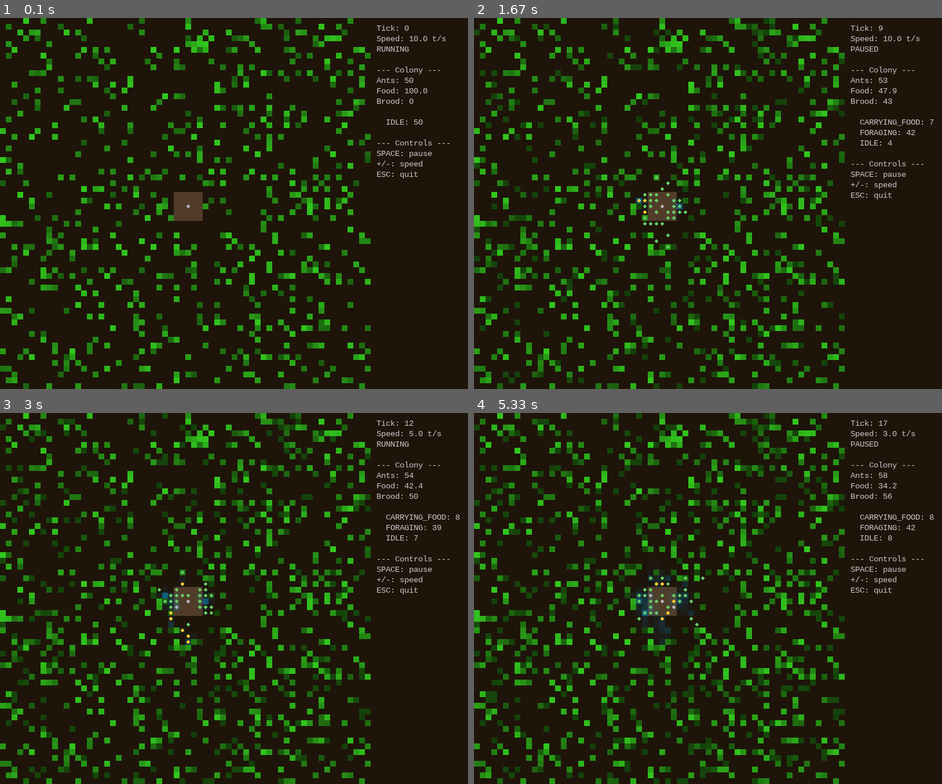
Above: before the commit, frames 1-4 (two rows, left to right).
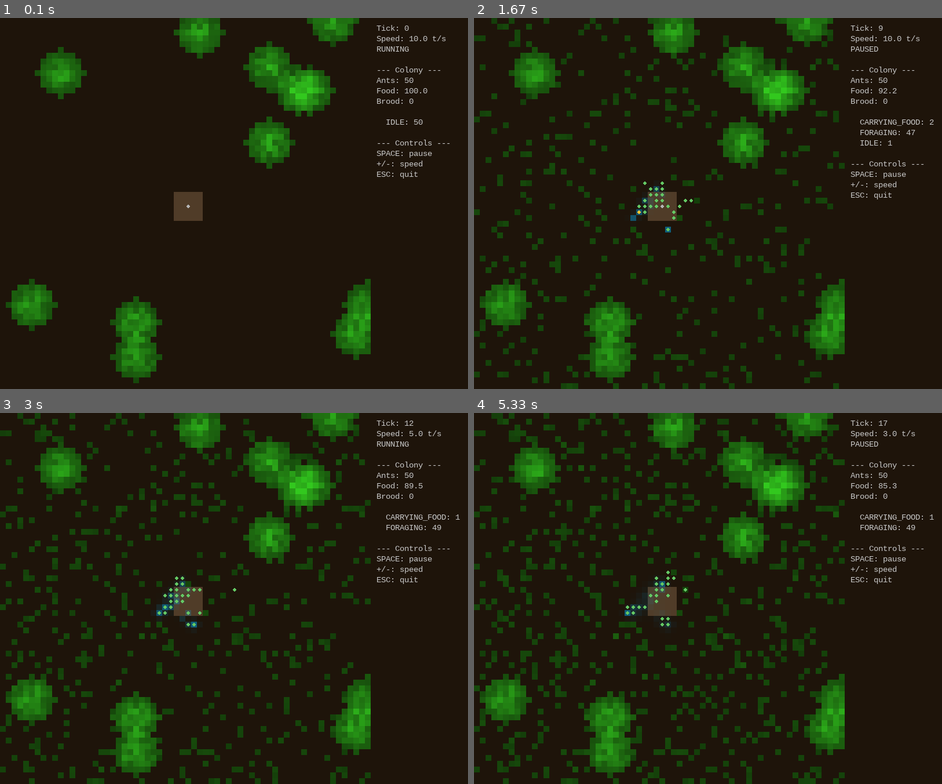
Above: after the commit, the same moments.

Repository: petrofang/anthemyr
Game: pygame game, started from anthemyr/__main__.py
Same seed, same stepped clock (60 frames per second), same inputs: the game is played once before the commit and once after it.
Inputs:
- Up to frame 1 (0.1 s): no input
- Up to frame 2 (1.67 s): tap Space at 0.33, 0.73, 1.03, 1.23, 1.57 s
- Up to frame 3 (3 s): tap Space at 1.87, 2.07, 2.37, 2.63, 2.97 s; tap - at 2.15 s
- Up to frame 4 (5.33 s): tap Space at 3.27, 3.4, 3.8, 4.1, 4.47, 4.87, 5.17 s; tap - at 3.48, 4.95 s; tap + at 5.3 s

The runs differ from the first frame. In frame 1, 20% of the frame differs, in the area x 0-80%, y 0-100%; in frame 2, 28%; in frame 3, 30%; in frame 4, 33%, in the area x 0-99%, y 0-100%.

Commit message:
Replace hard thresholds with per-capita feedback loops
Structural changes for emergent equilibrium:

Colony pressure (colony.py):
- Replace binary apply_starvation() with apply_food_pressure()
- Smooth linear gradient: food_per_ant / comfort threshold
- Zero food = max damage, at comfort level = zero damage
- Density-dependent: larger populations feel more pressure naturally

Reproduction (colony.py):
- lay_eggs() now checks food-per-ant vs comfort threshold
- Rate scales with excess above comfort, capped at 3x egg_rate
- Population growth automatically brakes as food-per-ant drops

Ant foraging (ant.py):
- Increase food pickup per trip: 1.0 -> 3.0
- After depositing food, go FORAGING (not IDLE) - skip idle re-roll
- Increase pheromone follow probability: 0.3 -> 0.6
- Tighten homing path: top-3 -> top-2 neighbours

Config (config.py, default.yaml):
- Replace starvation_damage with comfort_food_per_ant (2.0)
  and max_starvation_damage (0.04)
- Increase egg_rate default: 0.08 -> 0.5
- Increase food_regen_rate: 0.005 -> 0.01

Tests: 61 passing, all updated for new API.

Diff:
--- a/anthemyr/colony/ant.py
+++ b/anthemyr/colony/ant.py
@@ -171,7 +171,7 @@
 
         # Pick up food if present
         if cell.food > 0 and not cell.is_nest:
-            pickup = min(cell.food, 1.0)
+            pickup = min(cell.food, 3.0)
             cell.food -= pickup
             self.carrying_food = pickup
             self.task = Task.CARRYING_FOOD
@@ -197,6 +197,9 @@
     ) -> float:
         """CARRYING_FOOD ants walk toward the nest and deposit food.
 
+        After depositing, the ant transitions straight to FORAGING
+        to avoid wasting ticks in IDLE re-rolling thresholds.
+
         Returns:
             Amount of food deposited (> 0 only when reaching nest).
         """
@@ -204,7 +207,7 @@
         if world.cell_at(self.x, self.y).is_nest:
             deposited = self.carrying_food
             self.carrying_food = 0.0
-            self.task = Task.IDLE
+            self.task = Task.FORAGING
             return deposited
 
         # Move toward nest with some randomness
@@ -220,7 +223,7 @@
     ) -> None:
         """Move to a neighbour, biased by pheromone concentration.
 
-        With probability 0.3, follows the strongest pheromone gradient;
+        With probability 0.6, follows the strongest pheromone gradient;
         otherwise picks a random neighbour.  This balance between
         exploitation and exploration is key to emergent trail formation.
         """
@@ -230,7 +233,7 @@
         if not neighbours:
             return
 
-        if rng.random() < 0.3 and isinstance(bias_type, PheromoneType):
+        if rng.random() < 0.6 and isinstance(bias_type, PheromoneType):
             best = self._best_pheromone_neighbour(
                 neighbours,
                 pheromones,
@@ -260,8 +263,8 @@
         neighbours.sort(
             key=lambda c: abs(c.x - target_x) + abs(c.y - target_y),
         )
-        # Pick from the closest 1-3 neighbours for some variance
-        top = min(3, len(neighbours))
+        # Pick from the closest 1-2 neighbours for faster returns
+        top = min(2, len(neighbours))
         chosen = neighbours[int(rng.integers(top))]
         self.x, self.y = chosen.x, chosen.y
 
--- a/anthemyr/colony/colony.py
+++ b/anthemyr/colony/colony.py
@@ -73,14 +73,37 @@
         consumption = len(self.ants) * amount_per_ant
         self.food_stores = max(0.0, self.food_stores - consumption)
 
-    def apply_starvation(self, damage: float) -> None:
-        """Damage all ants when the colony has no food.
-
-        Args:
-            damage: HP lost per ant this tick.
-        """
-        if self.food_stores > 0:
+    def apply_food_pressure(
+        self,
+        comfort_food_per_ant: float,
+        max_damage: float,
+    ) -> None:
+        """Apply smooth, density-dependent health pressure.
+
+        When food-per-ant is at or above the comfort level, no damage.
+        When food-per-ant is zero, each ant receives ``max_damage``.
+        Between these extremes the damage scales linearly, creating a
+        smooth negative-feedback loop: larger populations feel more
+        pressure, naturally limiting growth.
+
+        Args:
+            comfort_food_per_ant: Food-per-ant level at which pressure
+                is zero (colony is comfortable).
+            max_damage: Maximum HP lost per ant per tick (at zero food).
+        """
+        n = len(self.ants)
+        if n == 0:
             return
+
+        food_per_ant = self.food_stores / n
+
+        if food_per_ant >= comfort_food_per_ant:
+            return  # colony is comfortable — no pressure
+
+        # Linear interpolation: 0 food → max_damage, comfort → 0
+        ratio = food_per_ant / comfort_food_per_ant
+        damage = max_damage * (1.0 - ratio)
+
         for ant in self.ants:
             ant.hp -= damage
 
@@ -94,20 +117,40 @@
             if ant.age >= max_age:
                 ant.hp = 0.0
 
-    def lay_eggs(self, egg_rate: float, rng: Generator) -> None:
-        """Queen lays eggs proportional to surplus food stores.
-
-        Egg-laying costs food: each egg costs 1 unit.
-
-        Args:
-            egg_rate: Eggs per tick per unit of surplus food.
+    def lay_eggs(
+        self,
+        egg_rate: float,
+        comfort_food_per_ant: float,
+        rng: Generator,
+    ) -> None:
+        """Queen lays eggs when per-capita food exceeds comfort level.
+
+        Egg-laying scales with how far above comfort the colony is,
+        creating a natural cap: as population grows, food-per-ant drops
+        and reproduction slows — a smooth density-dependent brake.
+
+        Each egg costs 1 food unit.
+
+        Args:
+            egg_rate: Maximum eggs per tick at very high food-per-ant.
+            comfort_food_per_ant: Food-per-ant threshold below which
+                the queen stops laying.
             rng: Seeded random generator.
         """
-        if self.food_stores <= 10.0:
-            return  # need a baseline before investing in brood
-
-        surplus = self.food_stores - 10.0
-        expected_eggs = surplus * egg_rate
+        n = len(self.ants)
+        # Need at least 1 ant (the queen) and some food
+        if n == 0 or self.food_stores < 1.0:
+            return
+
+        food_per_ant = self.food_stores / n
+
+        if food_per_ant <= comfort_food_per_ant:
+            return  # colony is stressed — no reproduction
+
+        # Proportion above comfort: scales 0→∞ but we cap the egg output
+        excess_ratio = (food_per_ant - comfort_food_per_ant) / comfort_food_per_ant
+        expected_eggs = egg_rate * min(excess_ratio, 3.0)
+
         # Stochastic: fractional part becomes a probability
         whole = int(expected_eggs)
         frac = expected_eggs - whole
--- a/anthemyr/pheromones/diffusion.py
+++ b/anthemyr/pheromones/diffusion.py
@@ -42,10 +42,10 @@
 
     share = donated / 4.0
     # Shift in each cardinal direction and accumulate
-    grid[1:, :] += share[:-1, :]   # donate downward
-    grid[:-1, :] += share[1:, :]   # donate upward
-    grid[:, 1:] += share[:, :-1]   # donate rightward
-    grid[:, :-1] += share[:, 1:]   # donate leftward
+    grid[1:, :] += share[:-1, :]  # donate downward
+    grid[:-1, :] += share[1:, :]  # donate upward
+    grid[:, 1:] += share[:, :-1]  # donate rightward
+    grid[:, :-1] += share[:, 1:]  # donate leftward
 
 
 def update_field(field: PheromoneField) -> None:
--- a/anthemyr/simulation/config.py
+++ b/anthemyr/simulation/config.py
@@ -24,11 +24,14 @@
         day_length: Ticks per full day/night cycle.
         initial_ants: Starting ant population per colony.
         max_age: Maximum ant lifespan in ticks before death.
-        starvation_damage: HP lost per ant per tick when food is 0.
+        comfort_food_per_ant: Food-per-ant level at which health
+            pressure is zero and reproduction begins.
+        max_starvation_damage: Maximum HP lost per ant per tick when
+            food-per-ant is zero.
         consumption_per_ant: Food consumed per ant per tick.
         food_regen_rate: Probability per cell per tick of food regrowth.
         food_cap: Maximum food a cell can hold.
-        egg_rate: Eggs laid per tick per unit of surplus food.
+        egg_rate: Maximum eggs per tick at high food-per-ant.
         brood_mature_ticks: Ticks for brood to mature into an adult ant.
         pheromone_defaults: Per-type diffusion/evaporation overrides.
     """
@@ -41,15 +44,16 @@
 
     # Ant lifecycle
     max_age: int = 1000
-    starvation_damage: float = 0.02
+    comfort_food_per_ant: float = 2.0
+    max_starvation_damage: float = 0.04
     consumption_per_ant: float = 0.02
 
     # Food regeneration
-    food_regen_rate: float = 0.005
+    food_regen_rate: float = 0.01
     food_cap: float = 5.0
 
     # Brood development
-    egg_rate: float = 0.08
+    egg_rate: float = 0.5
     brood_mature_ticks: int = 80
 
     pheromone_defaults: dict[str, dict[str, float]] = field(default_factory=dict)
@@ -78,13 +82,17 @@
             day_length=data.get("day_length", cls.day_length),
             initial_ants=data.get("initial_ants", cls.initial_ants),
             max_age=data.get("max_age", cls.max_age),
+            comfort_food_per_ant=data.get(
+                "comfort_food_per_ant",
+                cls.comfort_food_per_ant,
+            ),
+            max_starvation_damage=data.get(
+                "max_starvation_damage",
+                cls.max_starvation_damage,
+            ),
             consumption_per_ant=data.get(
                 "consumption_per_ant",
                 cls.consumption_per_ant,
-            ),
-            starvation_damage=data.get(
-                "starvation_damage",
-                cls.starvation_damage,
             ),
             food_regen_rate=data.get(
                 "food_regen_rate",
--- a/anthemyr/simulation/engine.py
+++ b/anthemyr/simulation/engine.py
@@ -116,7 +116,10 @@
         # 5. Colony-level effects
         for colony in self.colonies:
             colony.consume_food(self.config.consumption_per_ant)
-            colony.apply_starvation(self.config.starvation_damage)
+            colony.apply_food_pressure(
+                self.config.comfort_food_per_ant,
+                self.config.max_starvation_damage,
+            )
             colony.apply_aging(self.config.max_age)
 
             # Deposit DEATH pheromone at corpse sites before removing
@@ -130,7 +133,11 @@
                 )
 
             # Brood lifecycle
-            colony.lay_eggs(self.config.egg_rate, self.rng)
+            colony.lay_eggs(
+                self.config.egg_rate,
+                self.config.comfort_food_per_ant,
+                self.rng,
+            )
             colony.develop_brood(
                 self.config.brood_mature_ticks,
                 self.rng,
--- a/anthemyr/world/world.py
+++ b/anthemyr/world/world.py
@@ -83,21 +83,38 @@
         self,
         rng: Generator,
         *,
-        food_density: float = 0.15,
-        food_amount_range: tuple[float, float] = (1.0, 5.0),
+        num_patches: int = 12,
+        patch_radius: int = 4,
+        food_per_cell: tuple[float, float] = (2.0, 5.0),
     ) -> None:
-        """Scatter food across the grid randomly.
+        """Place clustered food patches across the grid.
+
+        Instead of sparse random scatter, creates a number of rich
+        food patches that reward trail formation and exploitation.
 
         Args:
             rng: Seeded random generator.
-            food_density: Probability that any given cell has food.
-            food_amount_range: (min, max) food placed per seeded cell.
+            num_patches: Number of food patches to place.
+            patch_radius: Radius of each patch in cells.
+            food_per_cell: (min, max) food placed per cell in a patch.
         """
-        lo, hi = food_amount_range
-        for row in self.cells:
-            for cell in row:
-                if rng.random() < food_density:
-                    cell.food = float(rng.uniform(lo, hi))
+        lo, hi = food_per_cell
+        for _ in range(num_patches):
+            cx = int(rng.integers(0, self.width))
+            cy = int(rng.integers(0, self.height))
+            for dy in range(-patch_radius, patch_radius + 1):
+                for dx in range(-patch_radius, patch_radius + 1):
+                    nx, ny = cx + dx, cy + dy
+                    if not (0 <= nx < self.width and 0 <= ny < self.height):
+                        continue
+                    # Circular falloff: cells near centre get more food
+                    dist = (dx * dx + dy * dy) ** 0.5
+                    if dist <= patch_radius:
+                        cell = self.cells[ny][nx]
+                        if not cell.is_nest:
+                            cell.food += float(
+                                rng.uniform(lo, hi) * (1.0 - dist / (patch_radius + 1)),
+                            )
 
     def mark_nest(self, cx: int, cy: int, radius: int = 2) -> None:
         """Mark cells around ``(cx, cy)`` as nest territory.
--- a/config/default.yaml
+++ b/config/default.yaml
@@ -12,16 +12,17 @@
 
 # Colony
 initial_ants: 50
-max_age: 1000              # ticks before an ant dies of old age
-starvation_damage: 0.02    # HP lost per ant per tick when food_stores is 0
-consumption_per_ant: 0.02  # food consumed per ant per tick
+max_age: 1000                  # ticks before an ant dies of old age
+comfort_food_per_ant: 2.0      # food-per-ant threshold: above = comfortable, below = pressure
+max_starvation_damage: 0.04    # max HP lost per ant per tick at zero food-per-ant
+consumption_per_ant: 0.02      # food consumed per ant per tick
 
 # Food regeneration
-food_regen_rate: 0.005     # probability per non-nest cell per tick
+food_regen_rate: 0.01      # probability per non-nest cell per tick
 food_cap: 5.0              # max food a cell can hold
 
 # Brood development
-egg_rate: 0.08             # eggs laid per tick per unit of surplus food
+egg_rate: 0.5              # max eggs per tick at high food-per-ant
 brood_mature_ticks: 80     # ticks for brood to become an adult ant
 
 # Per-pheromone-type overrides for diffusion and evaporation rates.
--- a/tests/test_colony.py
+++ b/tests/test_colony.py
@@ -99,7 +99,7 @@
         phero = PheromoneField(width=8, height=8)
         ant = Ant(x=4, y=4, task=Task.CARRYING_FOOD, carrying_food=1.0)
         food = ant.update(world, phero, 4, 4, rng)
-        assert ant.task == Task.IDLE
+        assert ant.task == Task.FORAGING
         assert ant.carrying_food == 0.0
         assert food == 1.0
 
--- a/tests/test_lifecycle.py
+++ b/tests/test_lifecycle.py
@@ -1,5 +1,6 @@
 """Tests for colony lifecycle - aging, starvation, food regen, brood."""
 
+import pytest
 from numpy.random import Generator
 
 from anthemyr.colony.colony import Colony
@@ -51,37 +52,76 @@
         assert death_grid.sum() > 0
 
 
-class TestStarvation:
-    """Tests for starvation mechanics."""
-
-    def test_starvation_damages_ants(self, rng: Generator) -> None:
-        """Ants lose HP when colony food is depleted."""
-        colony = Colony(
+class TestFoodPressure:
+    """Tests for per-capita food pressure mechanics."""
+
+    def test_pressure_damages_ants_when_food_low(self, rng: Generator) -> None:
+        """Ants lose HP when food-per-ant is below comfort level."""
+        colony = Colony(
+            colony_id=0,
+            nest_x=4,
+            nest_y=4,
+            food_stores=1.0,  # 1.0 / 1 ant = 1.0, below comfort=2.0
+        )
+        ant = colony.spawn_ant(rng)
+        initial_hp = ant.hp
+        colony.apply_food_pressure(comfort_food_per_ant=2.0, max_damage=0.1)
+        assert ant.hp < initial_hp
+
+    def test_no_damage_when_food_comfortable(self, rng: Generator) -> None:
+        """Ants are not damaged when food-per-ant exceeds comfort."""
+        colony = Colony(
+            colony_id=0,
+            nest_x=4,
+            nest_y=4,
+            food_stores=50.0,  # 50.0 / 1 ant = 50.0, well above comfort
+        )
+        ant = colony.spawn_ant(rng)
+        initial_hp = ant.hp
+        colony.apply_food_pressure(comfort_food_per_ant=2.0, max_damage=0.1)
+        assert ant.hp == initial_hp
+
+    def test_pressure_proportional_to_scarcity(self, rng: Generator) -> None:
+        """More scarcity means more damage (smooth gradient)."""
+        # Colony with half-comfort food (1.0 food / 1 ant = 1.0)
+        colony_half = Colony(
+            colony_id=0,
+            nest_x=4,
+            nest_y=4,
+            food_stores=1.0,
+        )
+        ant_half = colony_half.spawn_ant(rng)
+        hp_before_half = ant_half.hp
+        colony_half.apply_food_pressure(
+            comfort_food_per_ant=2.0,
+            max_damage=0.1,
+        )
+        damage_half = hp_before_half - ant_half.hp
+
+        # Colony with zero food
+        colony_zero = Colony(
             colony_id=0,
             nest_x=4,
             nest_y=4,
             food_stores=0.0,
         )
-        ant = colony.spawn_ant(rng)
-        initial_hp = ant.hp
-        colony.apply_starvation(damage=0.1)
-        assert ant.hp < initial_hp
-
-    def test_no_damage_with_food(self, rng: Generator) -> None:
-        """Ants are not damaged when colony has food."""
-        colony = Colony(
-            colony_id=0,
-            nest_x=4,
-            nest_y=4,
-            food_stores=50.0,
-        )
-        ant = colony.spawn_ant(rng)
-        initial_hp = ant.hp
-        colony.apply_starvation(damage=0.1)
-        assert ant.hp == initial_hp
-
-    def test_starvation_eventually_kills(self, rng: Generator) -> None:
-        """Repeated starvation reduces HP to 0."""
+        ant_zero = colony_zero.spawn_ant(rng)
+        hp_before_zero = ant_zero.hp
+        colony_zero.apply_food_pressure(
+            comfort_food_per_ant=2.0,
+            max_damage=0.1,
+        )
+        damage_zero = hp_before_zero - ant_zero.hp
+
+        # Zero food should cause max damage
+        assert damage_zero == pytest.approx(0.1)
+        # Half-comfort should cause half the max damage
+        assert damage_half == pytest.approx(0.05)
+        # More scarcity → more damage
+        assert damage_zero > damage_half
+
+    def test_pressure_eventually_kills(self, rng: Generator) -> None:
+        """Sustained pressure reduces HP to 0."""
         colony = Colony(
             colony_id=0,
             nest_x=4,
@@ -90,10 +130,13 @@
         )
         ant = colony.spawn_ant(rng)
         for _ in range(20):
-            colony.apply_starvation(damage=0.1)
+            colony.apply_food_pressure(
+                comfort_food_per_ant=2.0,
+                max_damage=0.1,
+            )
         assert not ant.is_alive
 
-    def test_engine_starvation_kills_ants(self) -> None:
+    def test_engine_pressure_kills_ants(self) -> None:
         """Full engine integration: starving colony loses ants."""
         cfg = SimulationConfig(
             seed=42,
@@ -101,7 +144,8 @@
             world_height=8,
             initial_ants=10,
             max_age=99999,
-            starvation_damage=0.5,
+            comfort_food_per_ant=2.0,
+            max_starvation_damage=0.5,
             food_regen_rate=0.0,
         )
         engine = SimulationEngine(config=cfg)
@@ -113,7 +157,7 @@
         )
         engine.add_colony(colony)
         engine.run(ticks=5)
-        # With 0.5 damage/tick and 1.0 HP, ants die in 2 ticks
+        # With 0.5 max damage/tick and ~1.0 HP, ants die in 2 ticks
         assert len(colony.ants) < 10
 
 
@@ -161,25 +205,29 @@
     """Tests for queen egg-laying and brood maturation."""
 
     def test_no_eggs_when_low_food(self, rng: Generator) -> None:
-        """Colony doesn't lay eggs when food stores are low."""
+        """Colony doesn't lay eggs when food-per-ant is below comfort."""
         colony = Colony(
             colony_id=0,
             nest_x=4,
             nest_y=4,
             food_stores=5.0,
         )
-        colony.lay_eggs(egg_rate=0.1, rng=rng)
+        colony.spawn_ant(rng)  # 1 ant, food_per_ant = 5.0
+        colony.spawn_ant(rng)  # 2 ants, food_per_ant = 2.5
+        colony.spawn_ant(rng)  # 3 ants, food_per_ant = 1.67 < 2.0
+        colony.lay_eggs(egg_rate=0.5, comfort_food_per_ant=2.0, rng=rng)
         assert colony.brood_count == 0
 
     def test_eggs_laid_with_surplus(self, rng: Generator) -> None:
-        """Colony lays eggs when food exceeds threshold."""
+        """Colony lays eggs when food-per-ant exceeds comfort."""
         colony = Colony(
             colony_id=0,
             nest_x=4,
             nest_y=4,
             food_stores=60.0,
         )
-        colony.lay_eggs(egg_rate=0.5, rng=rng)
+        colony.spawn_ant(rng)  # 1 ant, food_per_ant = 60.0 >> 2.0
+        colony.lay_eggs(egg_rate=0.5, comfort_food_per_ant=2.0, rng=rng)
         assert colony.brood_count > 0
 
     def test_egg_laying_costs_food(self, rng: Generator) -> None:
@@ -190,8 +238,9 @@
             nest_y=4,
             food_stores=60.0,
         )
+        colony.spawn_ant(rng)
         food_before = colony.food_stores
-        colony.lay_eggs(egg_rate=0.5, rng=rng)
+        colony.lay_eggs(egg_rate=0.5, comfort_food_per_ant=2.0, rng=rng)
         if colony.brood_count > 0:
             assert colony.food_stores < food_before
 
@@ -242,7 +291,8 @@
             world_height=16,
             initial_ants=10,
             max_age=99999,
-            starvation_damage=0.05,
+            comfort_food_per_ant=2.0,
+            max_starvation_damage=0.05,
             food_regen_rate=0.05,
             food_cap=5.0,
             egg_rate=0.5,
@@ -275,10 +325,11 @@
             world_height=8,
             initial_ants=5,
             max_age=100,
-            starvation_damage=0.05,
+            comfort_food_per_ant=2.0,
+            max_starvation_damage=0.05,
             food_regen_rate=0.01,
             food_cap=5.0,
-            egg_rate=0.2,
+            egg_rate=0.5,
             brood_mature_ticks=30,
         )
 
--- a/tests/test_world.py
+++ b/tests/test_world.py
@@ -53,13 +53,13 @@
 
     def test_populate_scatters_food(self, rng: Generator) -> None:
         world = World(width=16, height=16)
-        world.populate(rng, food_density=0.5)
+        world.populate(rng)
         total_food = sum(c.food for row in world.cells for c in row)
         assert total_food > 0
 
-    def test_populate_respects_density_zero(self, rng: Generator) -> None:
+    def test_populate_no_food_with_zero_patches(self, rng: Generator) -> None:
         world = World(width=8, height=8)
-        world.populate(rng, food_density=0.0)
+        world.populate(rng, num_patches=0)
         total_food = sum(c.food for row in world.cells for c in row)
         assert total_food == 0.0
 
